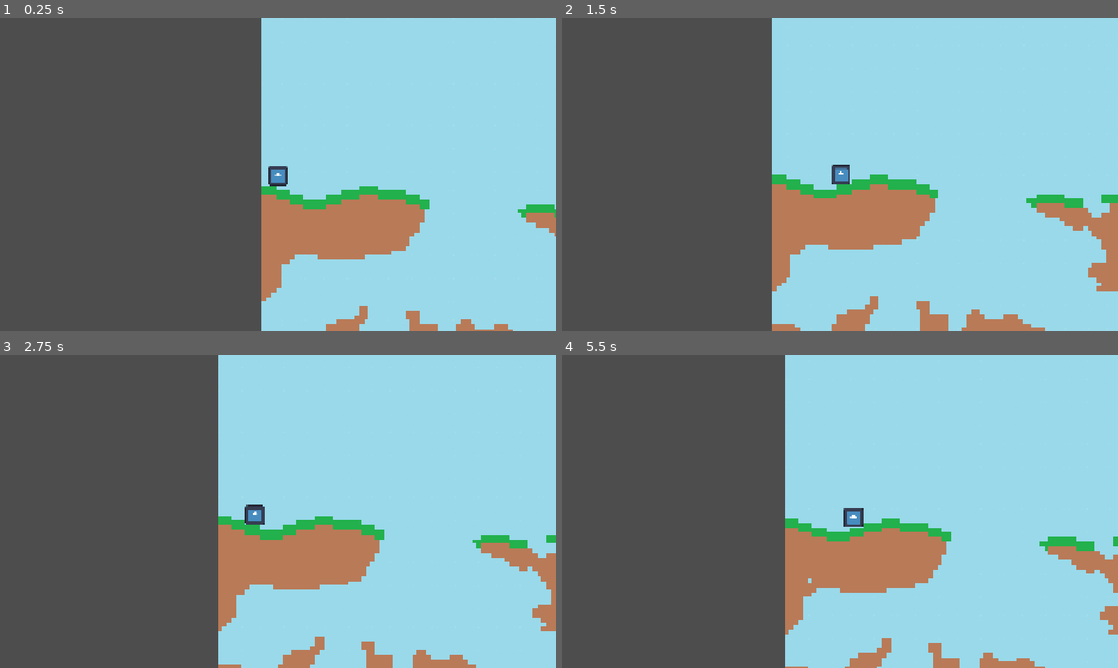
Above: before the commit, frames 1-4 (two rows, left to right).
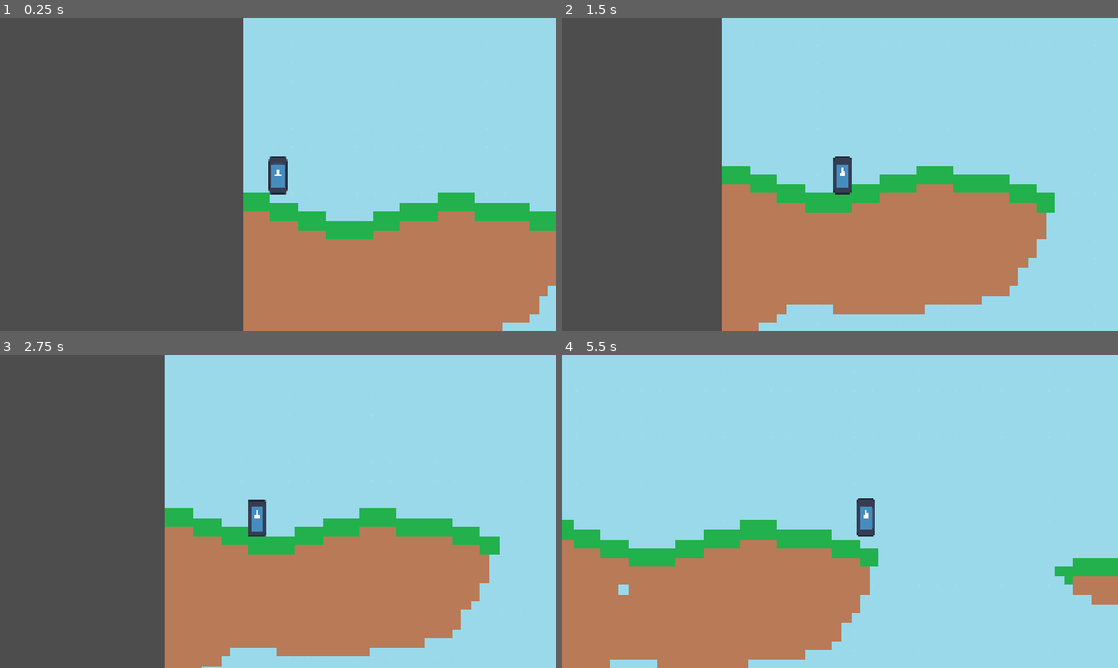
Above: after the commit, the same moments.

Repository: Spino77/godot-DAM
Game: Godot game, scene res://escenas/main.tscn
The game is run twice, just before and just after one commit, with the same random seed, the same clock (stepped at 60 frames per second) and the same inputs. The engine's default icon, where the game draws it, is replaced by a stand-in: a white triangle on a blue panel in a dark square.
Inputs (mouse positions are in pixels of both pictures, inside the frame that each line leads up to):
- Up to frame 1 (0.25 s): no input
- Up to frame 2 (1.5 s): move the mouse to (962, 158) at 0.52 s; hold D (mov_derecha) from 0.53 s (still down); tap Mouse wheel down (scroll_abajo) at 0.6 s; click (962, 158) at 0.67 s; tap Space (saltar) at 0.77 s; move the mouse to (728, 190) at 1.27 s; tap Mouse wheel up (scroll_arriba) at 1.35 s
- Up to frame 3 (2.75 s): tap Space (saltar) at 1.52 s; move the mouse to (333, 442) at 2.02 s; release D (mov_derecha) at 2.03 s; hold A (mov_izquierda) from 2.03 s (still down); tap Mouse wheel down (scroll_abajo) at 2.1 s
- Up to frame 4 (5.5 s): move the mouse to (812, 574) at 2.77 s; release A (mov_izquierda) at 2.78 s; hold D (mov_derecha) 2.78-4.28 s; tap Mouse wheel up (scroll_arriba) at 2.85, 4.35 s; click (812, 574) at 2.92 s; tap Space (saltar) at 3.02, 3.77, 4.52 s; move the mouse to (1006, 558) at 3.52 s; tap Mouse wheel down (scroll_abajo) at 3.6, 5.1 s; move the mouse to (673, 464) at 4.27 s; hold A (mov_izquierda) 4.28-5.03 s; move the mouse to (867, 511) at 5.02 s; hold D (mov_derecha) from 5.03 s (still down); click (867, 511) at 5.17 s

The runs differ from the first frame. In frame 1, 22% of the frame differs, in the area x 43-100%, y 0-100%; in frame 2, 27%; in frame 3, 27%; in frame 4, 49%, in the area x 0-100%, y 0-100%.

Commit message:
mejorado un poco el personaje

Diff:
--- a/escenas/jugador.tscn
+++ b/escenas/jugador.tscn
@@ -4,7 +4,7 @@
 [ext_resource type="Texture2D" uid="uid://dh0mjv14lg7dk" path="res://sprites/icon.svg" id="2_njcx7"]
 
 [sub_resource type="RectangleShape2D" id="RectangleShape2D_g4v7s"]
-size = Vector2(68, 68)
+size = Vector2(30, 62)
 
 [node name="NodoPersonaje" type="Node2D" unique_id=1783876786]
 
@@ -12,12 +12,12 @@
 script = ExtResource("1_jpodt")
 
 [node name="SpritePersonaje" type="Sprite2D" parent="Personaje" unique_id=35787280]
-scale = Vector2(0.5234375, 0.5234375)
+scale = Vector2(0.25, 0.5)
 texture = ExtResource("2_njcx7")
 
 [node name="Camera2D" type="Camera2D" parent="Personaje" unique_id=1766882797]
+zoom = Vector2(2, 2)
 position_smoothing_enabled = true
 
 [node name="CollisionShape2D" type="CollisionShape2D" parent="Personaje" unique_id=1945555717]
-visible = false
 shape = SubResource("RectangleShape2D_g4v7s")
--- a/escenas/main.tscn
+++ b/escenas/main.tscn
@@ -48,9 +48,6 @@
 position_smoothing_enabled = true
 script = ExtResource("3_jumxm")
 
-[node name="Personaje" parent="." unique_id=1783876786 instance=ExtResource("4_26pgj")]
-position = Vector2(55, -44)
-
 [node name="DirectionalLight2D" type="DirectionalLight2D" parent="." unique_id=1987888465]
 position = Vector2(1848, -2536)
 enabled = false
@@ -60,3 +57,6 @@
 [node name="CanvasModulate" type="CanvasModulate" parent="." unique_id=657582575]
 visible = false
 color = Color(0.82605994, 0.82606006, 0.8260599, 1)
+
+[node name="Personaje" parent="." unique_id=1783876786 instance=ExtResource("4_26pgj")]
+position = Vector2(61, -35)
--- a/scripts/personaje.gd
+++ b/scripts/personaje.gd
@@ -1,6 +1,6 @@
 extends CharacterBody2D
 
-var velocidad = 500.0
+var velocidad = 300.0
 var velocidad_salto = -350.0
 
 func _physics_process(delta: float) -> void:
